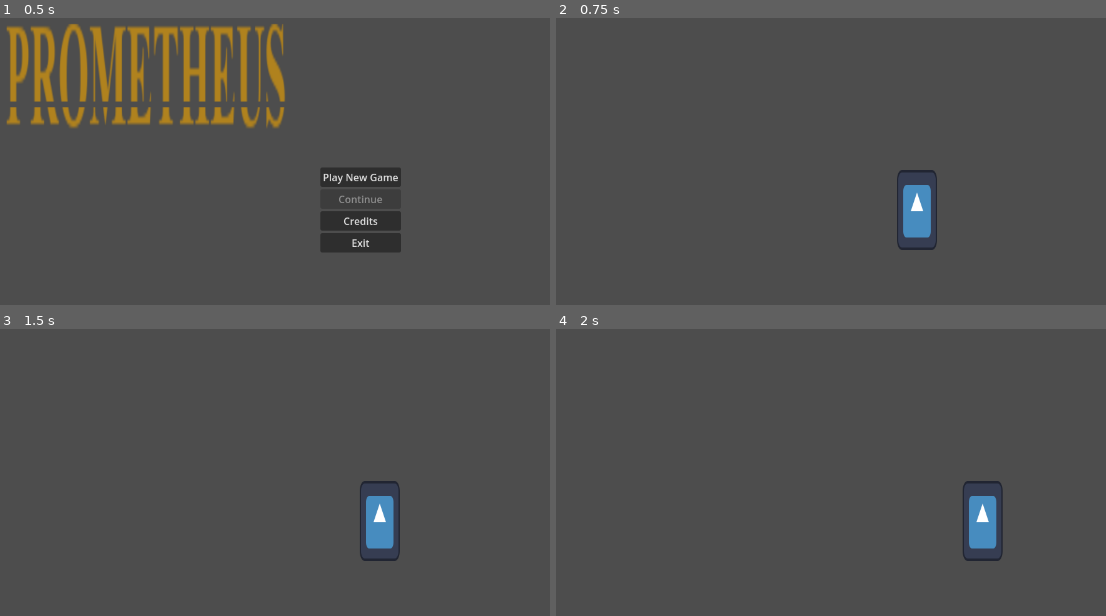
Above: before the commit, frames 1-4 (two rows, left to right).
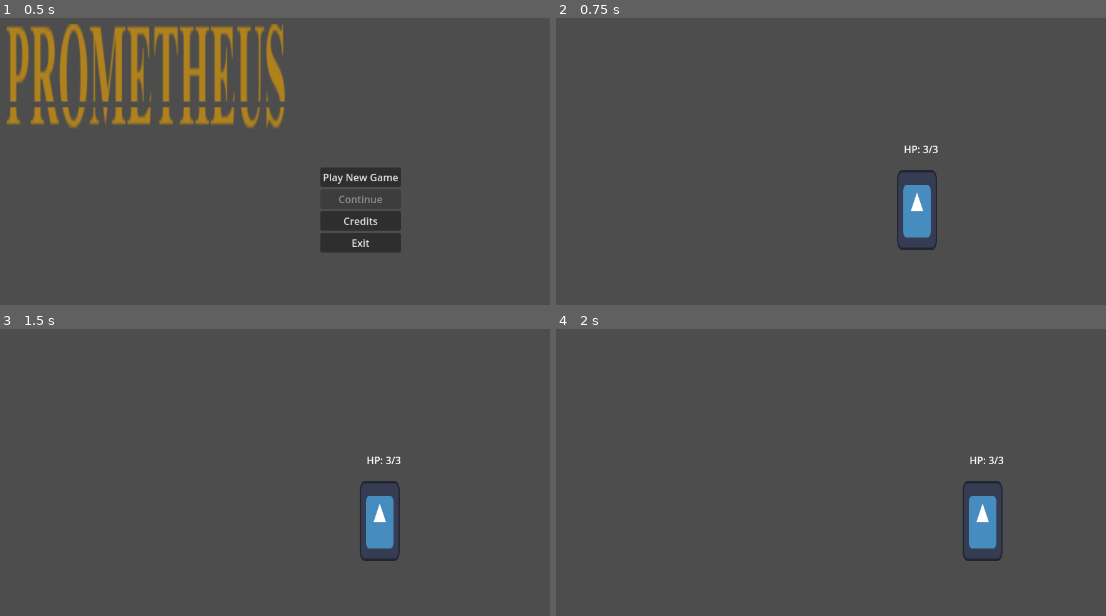
Above: after the commit, the same moments.

Repository: BurntToaster-Pirate15/Project-Prometheus
Game: Godot game, scene res://scenes/main_menu.tscn
Two runs of this game, one before a commit and one after it. Both use one fixed random seed, a clock stepped at 60 frames per second and the inputs below. The engine's default icon, where the game draws it, is replaced by a stand-in: a white triangle on a blue panel in a dark square.
Inputs:
- Up to frame 1 (0.5 s): no input
- Up to frame 2 (0.75 s): click "Play New Game" at 0.5 s
- Up to frame 3 (1.5 s): tap Enter at 1.25 s; hold D (right) from 1.28 s (still down); hold Shift (Dash) from 1.28 s (still down)
- Up to frame 4 (2 s): keep holding D (right); keep holding Shift (Dash)

Frame 1 is identical in both runs. In frame 2, less than 0.1% of the frame differs, in the area x 63-70%, y 44-48%; in frame 3, less than 0.1%; in frame 4, less than 0.1%, in the area x 75-82%, y 44-48%.

Commit message:
Added HP to player
Also added debug label for current hp status. Should be on UI eventually

Diff:
--- a/scenes/player.tscn
+++ b/scenes/player.tscn
@@ -17,3 +17,9 @@
 [node name="Sprite2D" type="Sprite2D" parent="."]
 scale = Vector2(0.5, 1)
 texture = ExtResource("1_dijg3")
+
+[node name="DebugLabel_HP" type="Label" parent="."]
+offset_left = -21.0
+offset_top = -109.0
+offset_right = 19.0
+offset_bottom = -86.0
--- a/scripts/player.gd
+++ b/scripts/player.gd
@@ -7,6 +7,8 @@
 @export var SPEED: float = 100.0
 @export var SPRINT_SPEED: float = 200.0
 @export var movement_type: MOVEMENT_TYPE = MOVEMENT_TYPE.PIXEL_BASED
+@export var max_hp: int = 3
+@export var hp: int = 3
 
 var is_sprinting: bool = true
 var is_moving: bool = false
@@ -67,6 +69,15 @@
 	# not multiplying by delta because move and slide does it for us
 	move_and_slide()
 
+func take_damage(damage_amount:int=1) -> void:
+	if damage_amount>hp:
+		hp=0
+		die()
+	else:
+		hp = hp-damage_amount
+
+func die():
+	print("You died")
 
 func _physics_process(_delta):
 	# faster way to fetch direction
@@ -76,3 +87,7 @@
 		move_pixel(direction)
 	else:
 		move_grid(direction)
+
+func _process(_delta):
+	$DebugLabel_HP.text="HP: {hp}/{max_hp}".format({"hp":hp,"max_hp":max_hp})
+	pass
Not shown: 1 places in scenes/main_menu.tscn that only renumber resources
